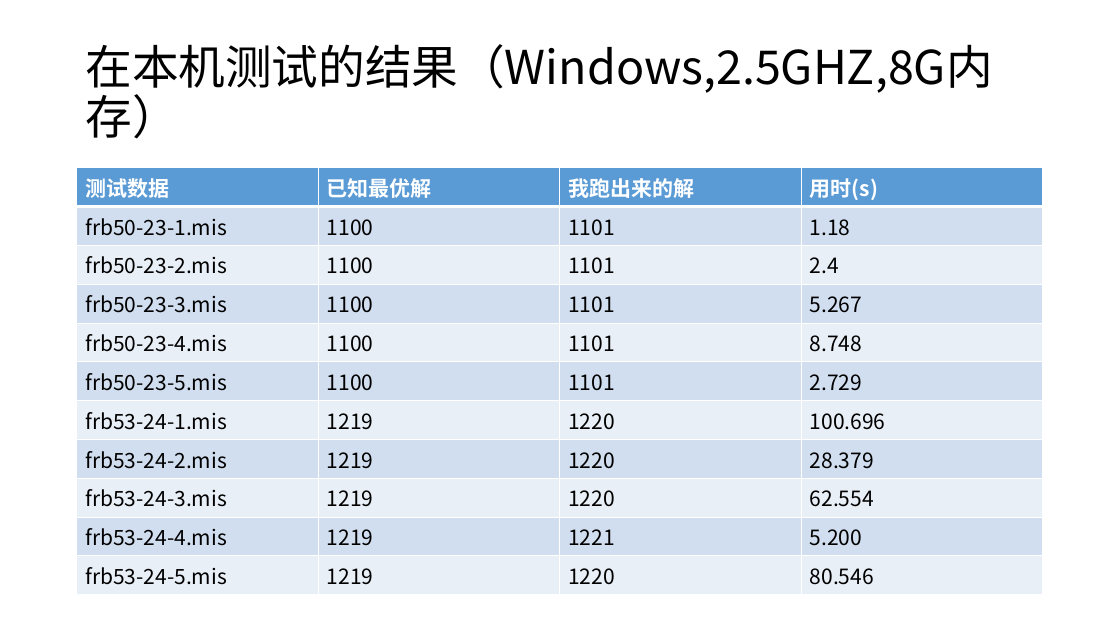
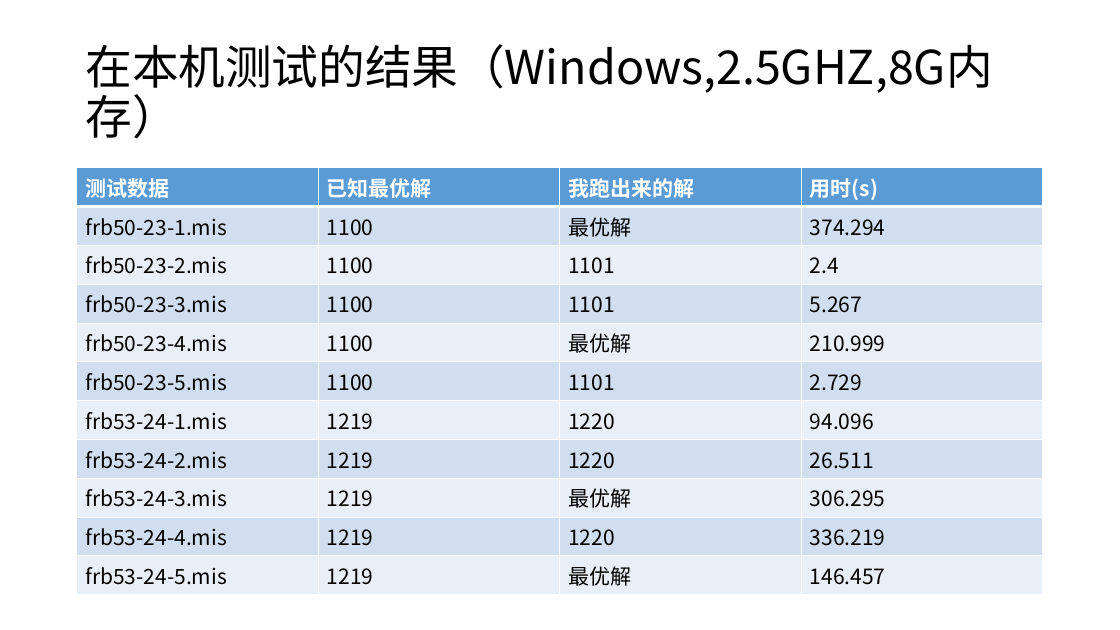
Before and after one commit to wuwuz/EWLS, a slide deck: slide 16 of repo.pptx. Drawn at 1120x630 pixels with LibreOffice and Linux fonts; fonts in the diff are those of the drawing. Boxes give left, top, right and bottom in pixels: in the first picture for what was removed or moved away, otherwise in the second. Text is boxed around its words. In the diff, an @@ line names an element or a change of style, - is before the commit and + after.

```diff
--- a/repo.pptx
+++ b/repo.pptx
@@ table at (x1=77, y1=168, x2=1045, y2=590) @@
-row 2, column 3: 1101
+row 2, column 3: 最优解
-row 2, column 4: 1.18
+row 2, column 4: 374.294
-row 5, column 3: 1101
+row 5, column 3: 最优解
-row 5, column 4: 8.748
+row 5, column 4: 210.999
-row 7, column 4: 100.696
+row 7, column 4: 94.096
-row 8, column 4: 28.379
+row 8, column 4: 26.511
-row 9, column 3: 1220
+row 9, column 3: 最优解
-row 9, column 4: 62.554
+row 9, column 4: 306.295
-row 10, column 3: 1221
+row 10, column 3: 1220
-row 10, column 4: 5.200
+row 10, column 4: 336.219
-row 11, column 3: 1220
+row 11, column 3: 最优解
-row 11, column 4: 80.546
+row 11, column 4: 146.457
```
Also in this commit, not shown: 2 other slides changed, 1 slide added, 2 other files.
